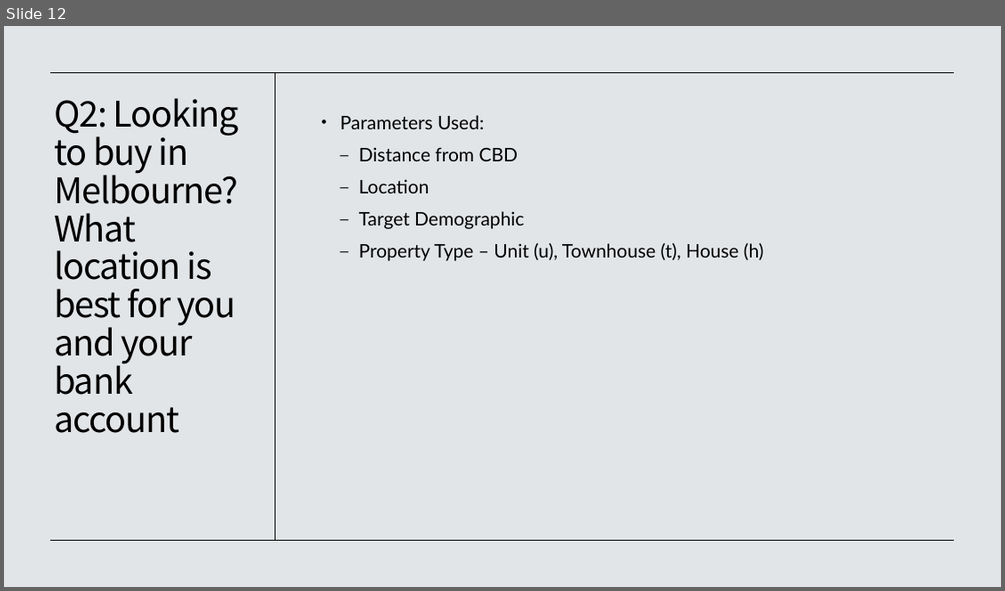
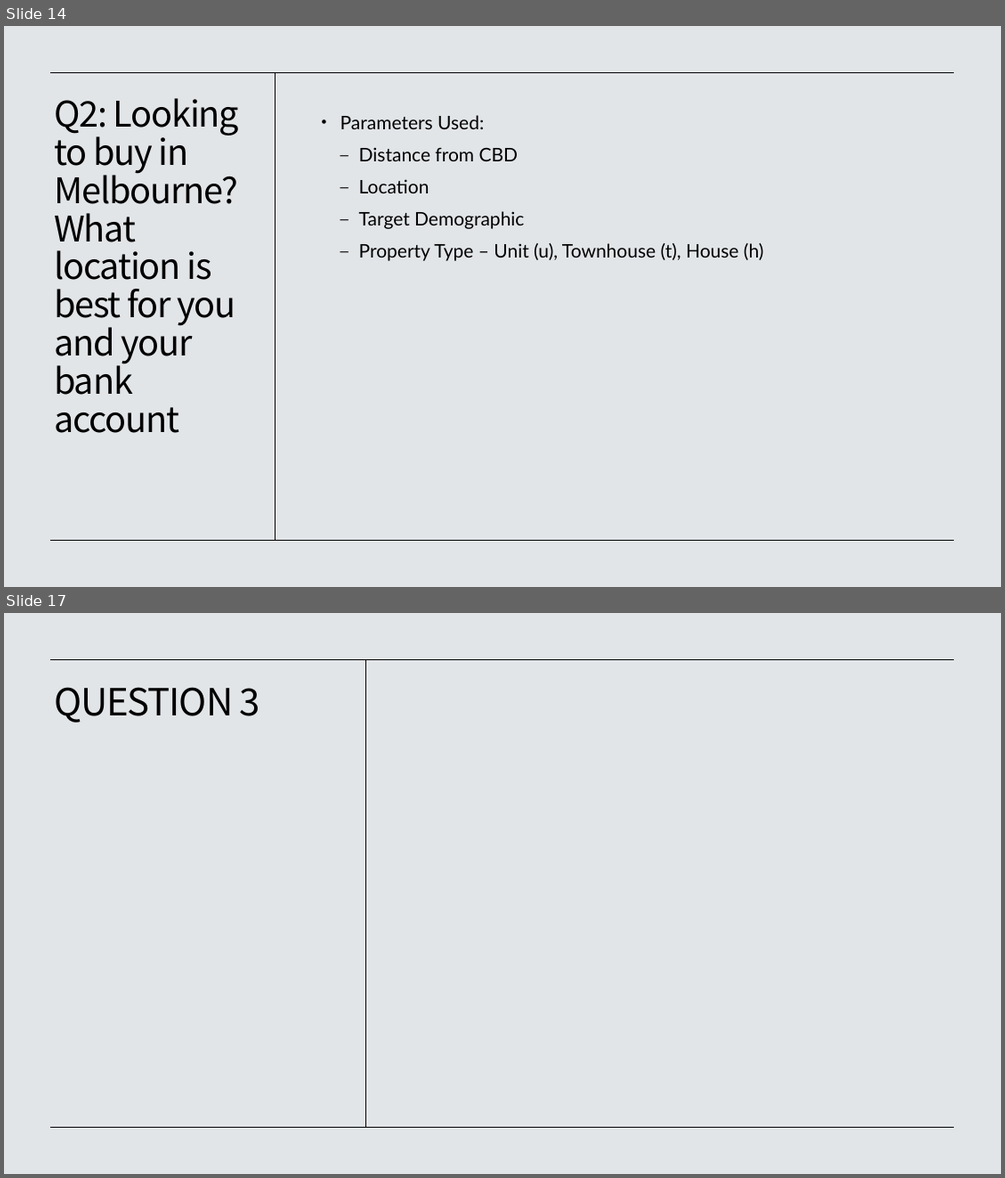
Before and after one commit to Kopixx/Project-1, a slide deck: Project 1 Presentation Slides.pptx. Shown one above the other, each under a label of ours: slide 12 before the commit, slides 14 and 17 after it; the slides between them are not shown. The pictures are 1005x591 and 1005x1178 pixels, drawn with LibreOffice and Linux fonts; fonts in the diff are those of the drawing. Boxes give left, top, right and bottom in pixels: in the first picture for what was removed or moved away, otherwise in the second. Text is boxed around its words. In the diff, an @@ line names an element or a change of style, - is before the commit and + after.

```diff
--- a/Project 1 Presentation Slides.pptx
+++ b/Project 1 Presentation Slides.pptx
@@ slide 17 added at <box>4,613,1001,1174</box>, background #E2E5E8 @@
@@ line added from (955, 659) to (51, 659), #000000 0.5 pt @@
@@ line added from (365, 659) to (365, 1127), #000000 0.5 pt @@
@@ text added at <box>54,687,259,722</box>, 36 pt, text #000000 @@
+QUESTION 3
@@ line added from (955, 1127) to (51, 1127), #000000 0.5 pt @@
@@ what was slide 12 is now slide 14 @@
```
Also in this commit, not shown: 4 slides changed, 1 other slide added.
